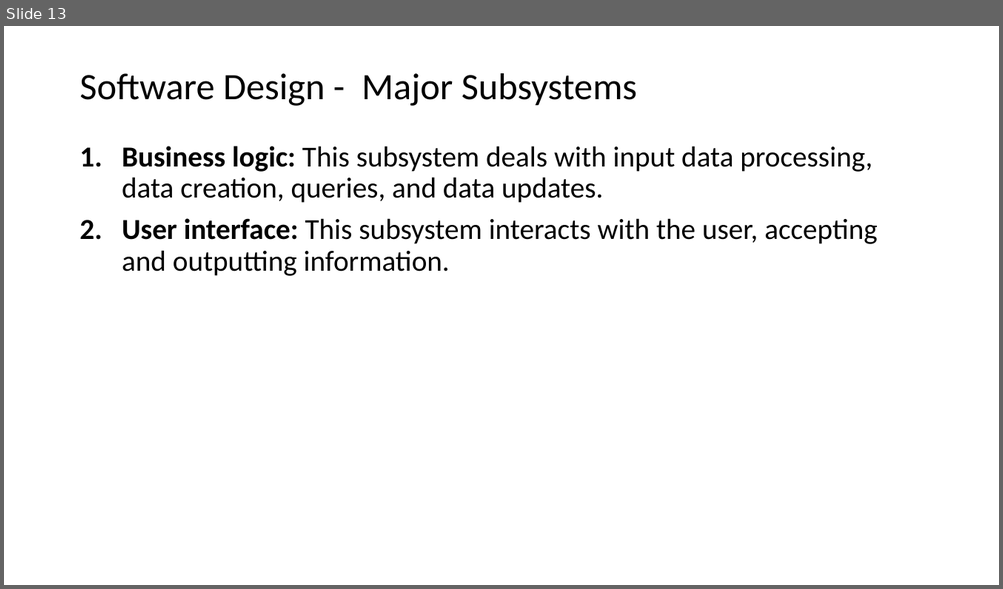
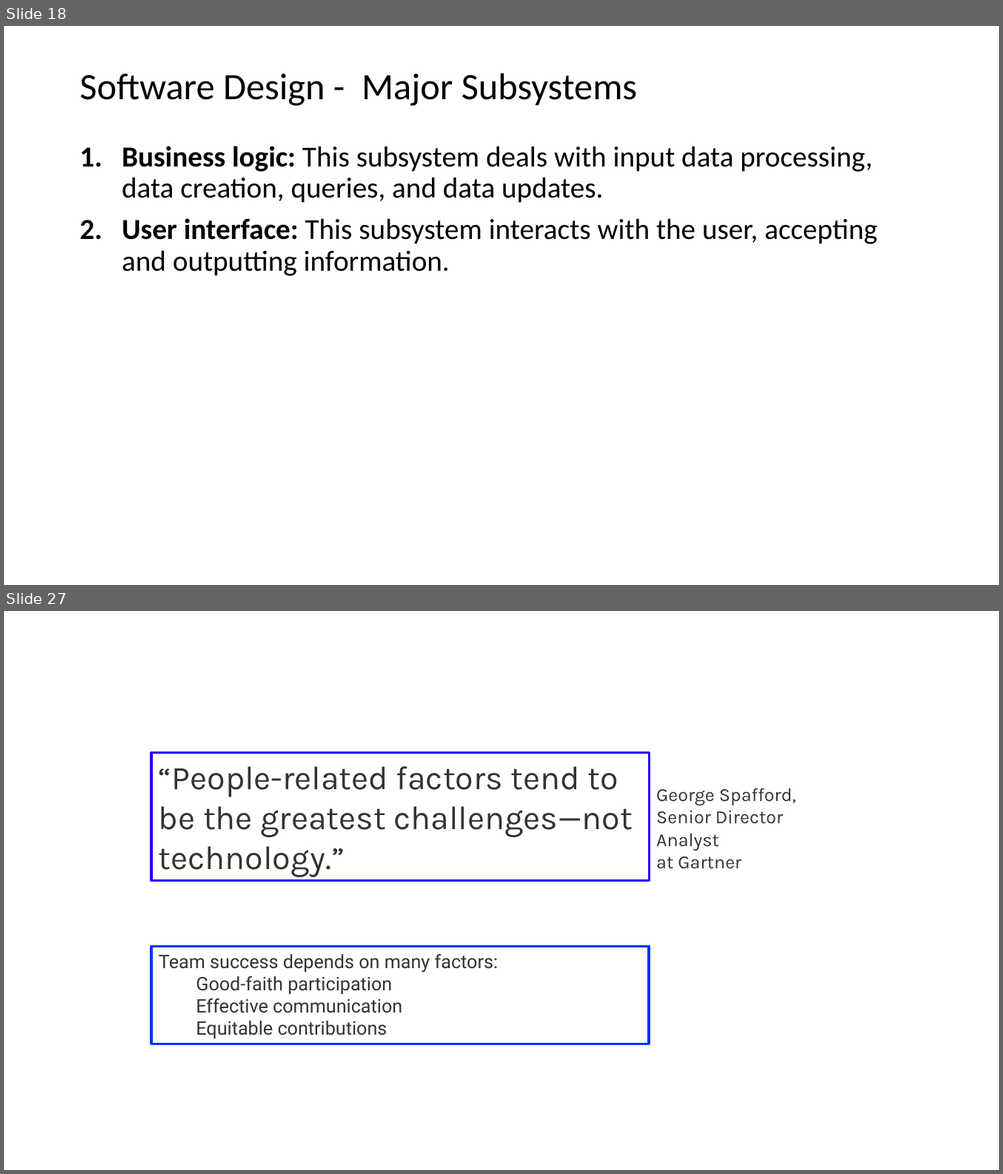
Before and after one commit to johnxu21/johnxu21.github.io, a slide deck: teaching/CS472/Timetable/OOD-V2.pptx. Shown one above the other, each under a label of ours: slide 13 before the commit, slides 18 and 27 after it; the slides between them are not shown. The pictures are 1003x589 and 1003x1174 pixels, drawn with LibreOffice and Linux fonts; fonts in the diff are those of the drawing. Boxes give left, top, right and bottom in pixels: in the first picture for what was removed or moved away, otherwise in the second. Text is boxed around its words. In the diff, an @@ line names an element or a change of style, - is before the commit and + after.

```diff
--- a/teaching/CS472/Timetable/OOD-V2.pptx
+++ b/teaching/CS472/Timetable/OOD-V2.pptx
@@ slide 27 added at (x1=4, y1=611, x2=999, y2=1170), background #FFFFFF @@
@@ rectangle added at (x1=151, y1=753, x2=649, y2=881), outline #2602FC 2.25 pt, 32 pt, text #333333 @@
+“People-related factors tend to be the greatest challenges—not technology.”
@@ text added at (x1=656, y1=788, x2=796, y2=869), 18 pt, text #333333 @@
+George Spafford,
+Senior Director Analyst
+at Gartner
@@ rectangle added at (x1=151, y1=947, x2=649, y2=1045), outline #0432FF 2.25 pt, 18 pt, text #333333 @@
+Team success depends on many factors:
+  Good-faith participation
+  Effective communication
+  Equitable contributions
@@ what was slide 13 is now slide 18 @@
```
Also in this commit, not shown: 7 slides changed, 7 other slides added, 1 slide removed, 2 other files.
